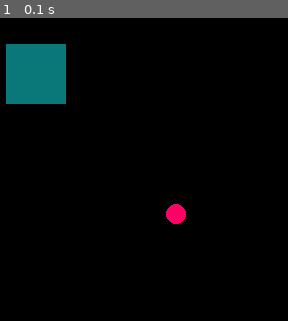
Above: before the commit, frame 1.
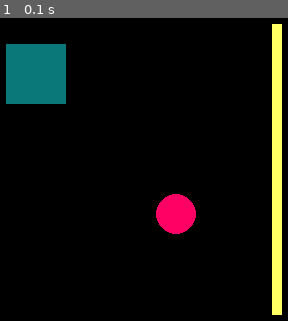
Above: after the commit, the same moment.

Repository: SSSajid777/pygame
Game: pygame game, started from pygameshapes.py
Two runs of this game, one before a commit and one after it. Both use one fixed random seed, a clock stepped at 60 frames per second and the inputs below.
Inputs:
- Up to frame 1 (0.1 s): no input

The runs differ from the first frame. In frame 1, 4.4% of the frame differs, in the area x 54-98%, y 1-99%.

Commit message:
Update pygameshapes.py

Diff:
--- a/pygameshapes.py
+++ b/pygameshapes.py
@@ -9,6 +9,9 @@
 #Define a circular color
 circle_colour= 255,0,100
 
+#Define line colour
+line_colour= 255,255,100
+
 #Main running loop
 running=True
 while running:
@@ -16,8 +19,12 @@
     for event in pygame.event.get():
         if event.type==pygame.QUIT:
             running=False
+    #Draw a rectangle
     pygame.draw.rect(screen, rect_colour, pygame.Rect(30, 30, 60, 60))
-    pygame.draw.circle(screen, circle_colour, (200,200),(10))
+    #Draw a circle
+    pygame.draw.circle(screen, circle_colour, (200,200),(20))
+    #Draw a line
+    pygame.draw.line(screen, line_colour, (300,10), (300,300), 10)
 
     pygame.display.flip() #Refreshes the screen
 
